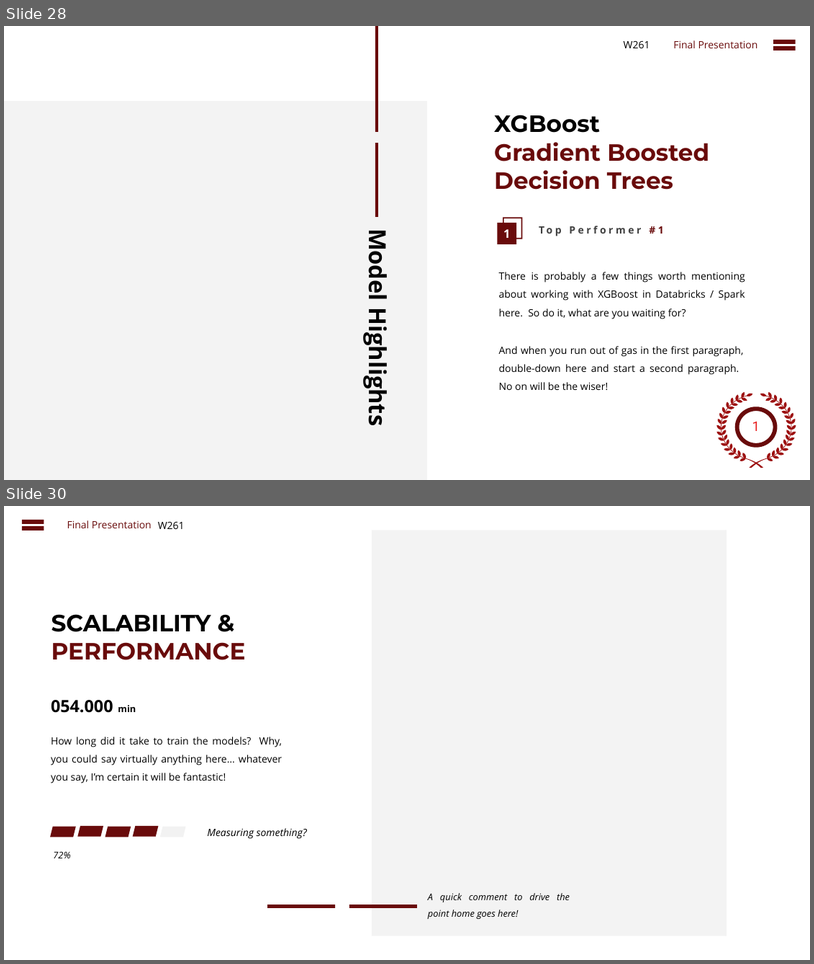
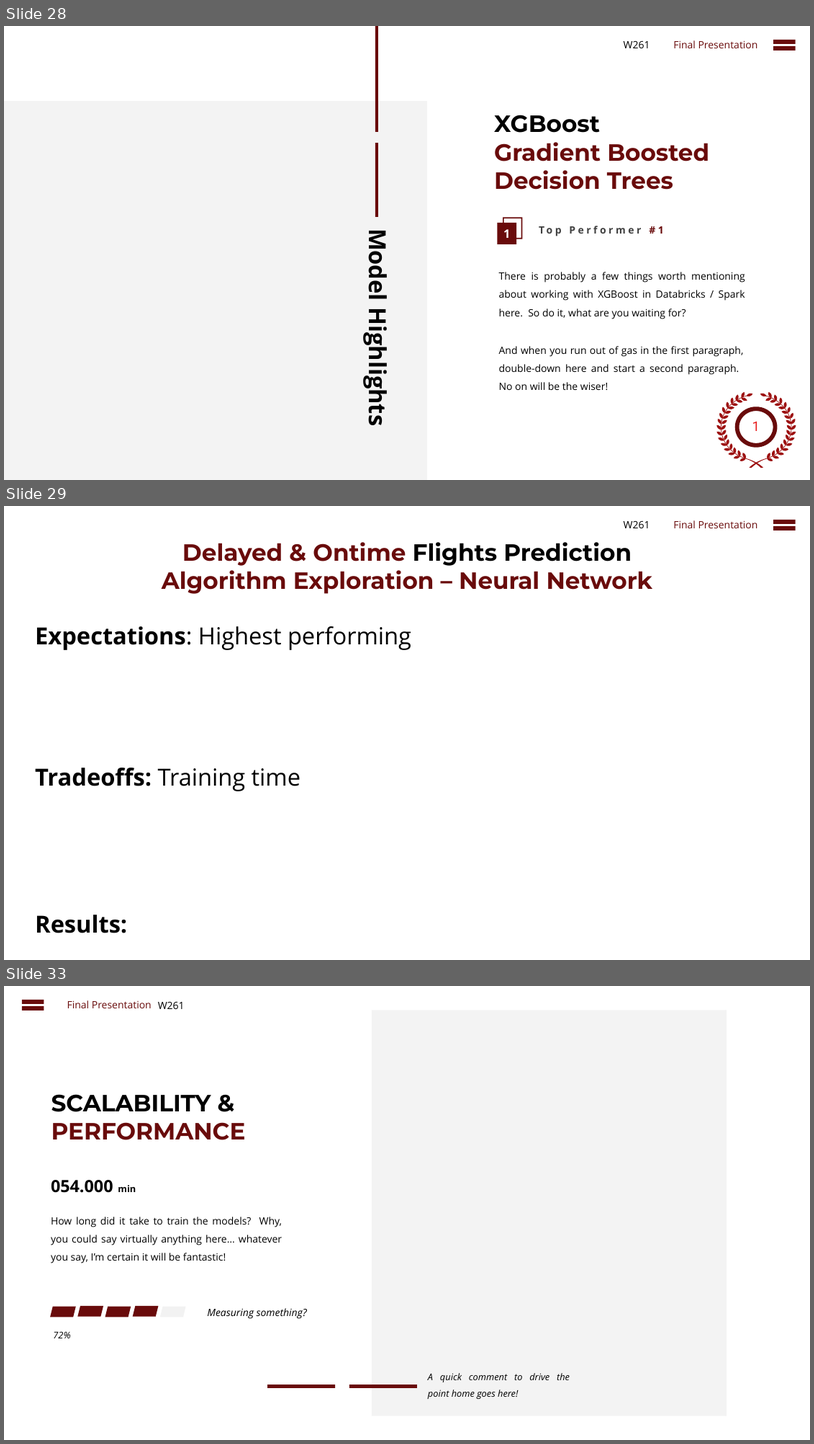
Before and after one commit to cbenge509/flightsontime, a slide deck: presentation/Delayed Flights Prediction - Final.pptx. Shown one above the other, each under a label of ours: slides 28 and 30 before the commit, slides 28, 29 and 33 after it; the slides between them are not shown. The pictures are 814x964 and 814x1444 pixels, drawn with LibreOffice and Linux fonts; fonts in the diff are those of the drawing. Boxes give left, top, right and bottom in pixels: in the first picture for what was removed or moved away, otherwise in the second. Text is boxed around its words. In the diff, an @@ line names an element or a change of style, - is before the commit and + after.

```diff
--- a/presentation/Delayed Flights Prediction - Final.pptx
+++ b/presentation/Delayed Flights Prediction - Final.pptx
@@ slide 29 added at [4,506,810,960], background #FFFFFF @@
@@ text added at [624,521,651,528], 12 pt, text #000000 @@
+W261
@@ text added at [674,520,759,528], 12 pt, text #690B0B @@
+Final Presentation
@@ math equal added at [770,515,800,534], fill #690B0B @@
@@ text added at [162,542,653,594], 28 pt, text #690B0B, bold @@
+Delayed & Ontime Flights Prediction
+Algorithm Exploration – Neural Network
@@ text added at [35,626,412,933], 28 pt, text #000000, bold @@
+Expectations: Highest performing
+Tradeoffs: Training time
+Results:
@@ what was slide 30 is now slide 33 @@
```
Also in this commit, not shown: 2 other slides added, 1 other file.
